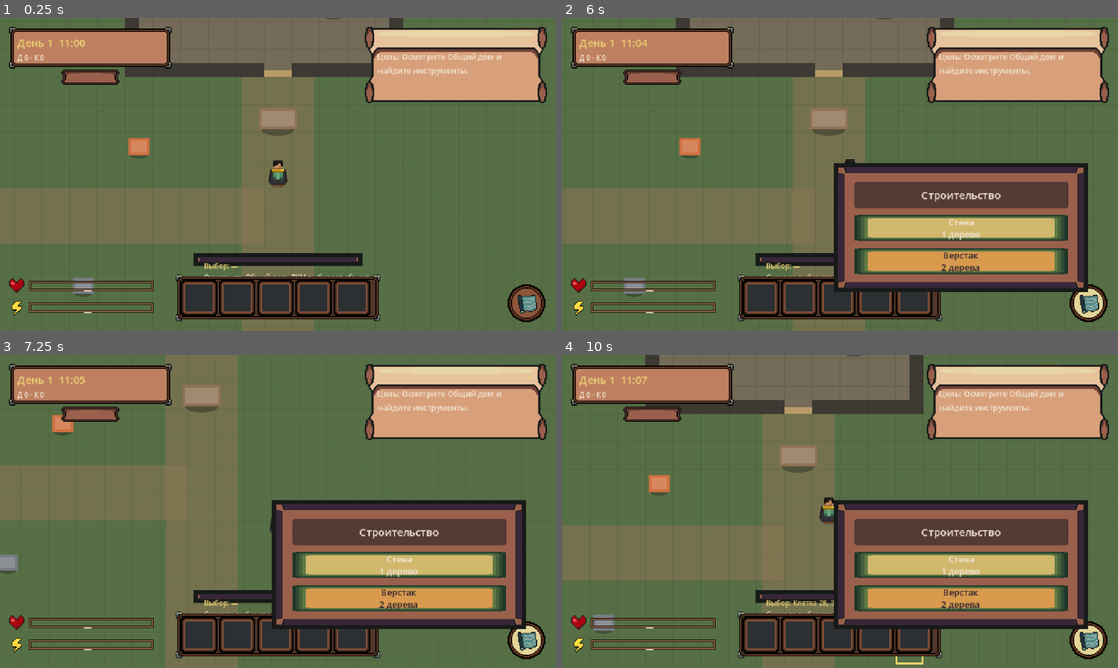
Above: before the commit, frames 1-4 (two rows, left to right).
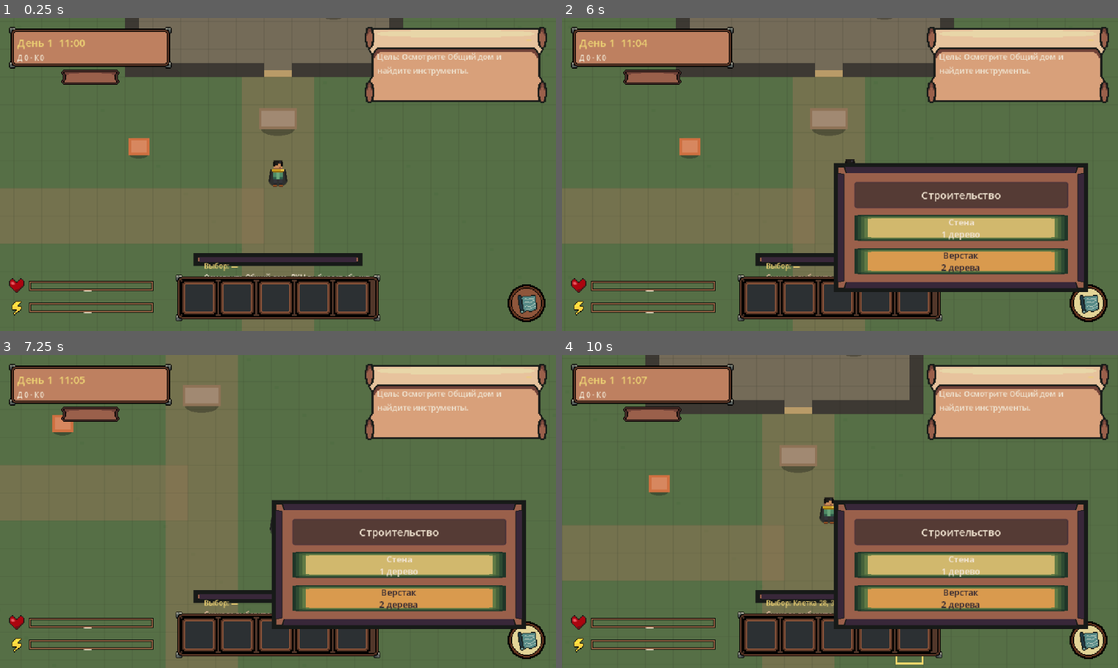
Above: after the commit, the same moments.

Repository: send-y/The_Last_Garden
Game: Godot game, scene res://src/main/main.tscn
Two runs of this game, one before a commit and one after it. Both use one fixed random seed, a clock stepped at 60 frames per second and the inputs below.
Inputs (mouse positions are in pixels of both pictures, inside the frame that each line leads up to):
- Up to frame 1 (0.25 s): no input
- Up to frame 2 (6 s): click "−" at 0.5 s; click "+" at 1.25 s; click (1090, 302) at 2 s; click "Строительство" at 2.75 s; click "Закончить строительство" at 3.5 s; click "Стена 1 дерево" at 4.25 s; click "Верстак 2 дерева" at 5 s; tap Enter at 5.75 s; move the mouse to (962, 158) at 5.77 s; hold D (move_right) from 5.78 s (still down); hold E (interact) from 5.78 s (still down); click (962, 158) at 5.92 s
- Up to frame 3 (7.25 s): move the mouse to (166, 527) at 6.52 s; release D (move_right) at 6.53 s; release E (interact) at 6.53 s; hold S (move_down) from 6.53 s (still down); tap E (interact) at 6.6 s
- Up to frame 4 (10 s): move the mouse to (895, 442) at 7.27 s; release S (move_down) at 7.28 s; hold D (move_right) 7.28-8.03 s; hold E (interact) 7.28-8.03 s; move the mouse to (812, 574) at 8.02 s; hold W (move_up) 8.03-8.78 s; tap E (interact) at 8.1, 9.6 s; click (812, 574) at 8.17 s; move the mouse to (1006, 558) at 8.77 s; hold E (interact) 8.78-9.53 s; hold A (move_left) from 8.78 s (still down); move the mouse to (673, 464) at 9.52 s

The runs differ from the first frame. In frame 1, 0.2% of the frame differs, in the area x 13-17%, y 82-90%; in frame 2, 0.2%; in frame 3, 0.2%, in the area x 0-4%, y 63-70%; in frame 4, 0.2%.

Commit message:
Add seeded berry bushes and remove starter pickups

Diff:
--- a/game/content/core/first_night_objects.json
+++ b/game/content/core/first_night_objects.json
@@ -52,7 +52,8 @@
 	  "label_key": "object.core.wood_north.name",
 	  "cell": [15, 17],
 	  "color": "8a5a3b",
-	  "size": [26.0, 18.0]
+	  "size": [26.0, 18.0],
+	  "spawn_in_world": false
 	},
 	{
 	  "id": "core:wood_west",
@@ -60,7 +61,8 @@
 	  "label_key": "object.core.wood_west.name",
 	  "cell": [13, 24],
 	  "color": "8a5a3b",
-	  "size": [26.0, 18.0]
+	  "size": [26.0, 18.0],
+	  "spawn_in_world": false
 	},
 	{
 	  "id": "core:wood_east",
@@ -68,7 +70,8 @@
 	  "label_key": "object.core.wood_east.name",
 	  "cell": [33, 24],
 	  "color": "8a5a3b",
-	  "size": [26.0, 18.0]
+	  "size": [26.0, 18.0],
+	  "spawn_in_world": false
 	},
 	{
 	  "id": "core:stone_south",
@@ -76,7 +79,8 @@
 	  "label_key": "object.core.stone_south.name",
 	  "cell": [17, 33],
 	  "color": "777c82",
-	  "size": [24.0, 18.0]
+	  "size": [24.0, 18.0],
+	  "spawn_in_world": false
 	},
 	{
 	  "id": "core:stone_east",
@@ -84,7 +88,8 @@
 	  "label_key": "object.core.stone_east.name",
 	  "cell": [34, 18],
 	  "color": "777c82",
-	  "size": [24.0, 18.0]
+	  "size": [24.0, 18.0],
+	  "spawn_in_world": false
 	},
 	{
 	  "id": "core:shore_water",
--- a/game/localization/core.csv
+++ b/game/localization/core.csv
@@ -3,7 +3,7 @@
 item.core.stone.name,"Камень"
 item.core.raw_water.name,"Небезопасная вода"
 item.core.boiled_water.name,"Кипячёная вода"
-item.core.food.name,"Еда"
+item.core.food.name,"Ягоды"
 item.core.pinecone.name,"Шишка"
 object.core.common_house.name,"Общий дом"
 object.core.old_tools.name,"Старый ящик"
--- a/game/src/autoload/session.gd
+++ b/game/src/autoload/session.gd
@@ -80,6 +80,10 @@
 
 func get_surface_trees() -> Array[Dictionary]:
 	return simulation.get_surface_trees()
+
+
+func get_surface_berry_bushes() -> Array[Dictionary]:
+	return simulation.get_surface_berry_bushes()
 
 
 func try_pickup_world_drop(drop_id: String) -> Dictionary:
--- a/game/src/content/first_night_content.gd
+++ b/game/src/content/first_night_content.gd
@@ -213,6 +213,7 @@
 		"position": cell_center(int(cell[0]), int(cell[1])),
 		"color": Color(String(definition.get("color", "ffffff"))),
 		"size": Vector2(float(size[0]), float(size[1])),
+		"spawn_in_world": bool(definition.get("spawn_in_world", true)),
 	}
 
 
--- a/game/src/content/resource_node_catalog.gd
+++ b/game/src/content/resource_node_catalog.gd
@@ -9,6 +9,8 @@
 const BOULDER_COUNT_MAX: int = 35
 const TREE_COUNT_MIN: int = 40
 const TREE_COUNT_MAX: int = 45
+const BERRY_BUSH_COUNT_MIN: int = 18
+const BERRY_BUSH_COUNT_MAX: int = 24
 const BOULDER_GROUP_MIN: int = 1
 const BOULDER_GROUP_MAX: int = 3
 const TREE_GROUP_MIN: int = 3
@@ -54,6 +56,33 @@
 		TREE_GROUP_MIN,
 		TREE_GROUP_MAX,
 		"tree",
+		FirstNightContent.new().interactables(),
+		occupied
+	)
+
+
+static func generate_berry_bushes(
+	world_seed: int,
+	boulders: Array = [],
+	trees: Array = []
+) -> Array[Dictionary]:
+	var rng := RandomNumberGenerator.new()
+	rng.seed = world_seed ^ 0xBE221E5
+	var target_count := rng.randi_range(
+		BERRY_BUSH_COUNT_MIN,
+		BERRY_BUSH_COUNT_MAX
+	)
+	var occupied: Array[Vector2] = []
+	for node: Dictionary in boulders:
+		occupied.append(_position_from_node(node))
+	for node: Dictionary in trees:
+		occupied.append(_position_from_node(node))
+	return _generate_clustered_nodes(
+		rng,
+		target_count,
+		2,
+		4,
+		"food",
 		FirstNightContent.new().interactables(),
 		occupied
 	)
@@ -126,6 +155,8 @@
 			var index := result.size() + 1
 			if kind == "boulder":
 				result.append(make_surface_boulder(index, cell, rng.randi_range(9, 12)))
+			elif kind == "food":
+				result.append(make_berry_bush(index, cell))
 			else:
 				result.append(make_surface_tree(index, cell, rng.randi_range(12, 13)))
 			placed_in_cluster += 1
@@ -159,6 +190,15 @@
 		"cell": [cell.x, cell.y],
 		"yield_amount": yield_amount,
 		"stage_id": stage_id,
+	}
+
+
+static func make_berry_bush(index: int, cell: Vector2i) -> Dictionary:
+	return {
+		"id": "core:berry_bush_%02d" % index,
+		"kind": "food",
+		"label_key": "object.core.berry_bush.name",
+		"cell": [cell.x, cell.y],
 	}
 
 
@@ -169,23 +209,28 @@
 	var cell := cell_value as Array
 	if typeof(cell[0]) != TYPE_INT or typeof(cell[1]) != TYPE_INT:
 		return {}
-	var is_tree := String(definition.get("kind", "stone")) == "wood"
+	var kind := String(definition.get("kind", "stone"))
+	var is_tree := kind == "wood"
+	var is_food := kind == "food"
 	var stage_id := String(definition.get("stage_id", "tree"))
 	return {
 		"id": String(definition.get("id", "")),
-		"kind": "wood" if is_tree else "stone",
+		"kind": kind,
 		"label_key": String(definition.get(
 			"label_key",
-			"object.core.surface_tree.name" if is_tree else "object.core.surface_boulder.name"
+			"object.core.surface_tree.name" if is_tree
+			else "object.core.berry_bush.name" if is_food
+			else "object.core.surface_boulder.name"
 		)),
 		"position": FirstNightContent.cell_center(int(cell[0]), int(cell[1])),
-		"color": Color("626a6b" if not is_tree else "456342"),
-		"size": Vector2(64.0, 64.0) if not is_tree else Vector2(72.0, 88.0),
+		"color": Color("526d3d" if is_food else "626a6b" if not is_tree else "456342"),
+		"size": Vector2(30.0, 24.0) if is_food else Vector2(64.0, 64.0) if not is_tree else Vector2(72.0, 88.0),
 		"yield_amount": int(definition.get("yield_amount", 9 if not is_tree else 12)),
 		"stage_id": stage_id,
 		"presentation_id": (
 			"surface_stump" if is_tree and stage_id == "stump"
 			else "surface_tree" if is_tree
+			else "berry_bush" if is_food
 			else "surface_boulder"
 		),
 	}
--- a/game/src/simulation/first_night_simulation.gd
+++ b/game/src/simulation/first_night_simulation.gd
@@ -85,6 +85,7 @@
 var building_catalog: BuildingCatalog
 var crafting_catalog: CraftingCatalog
 var _minute_accumulator: float = 0.0
+var _berry_bush_nodes: Array[Dictionary] = []
 
 
 func _init(initial_state: Dictionary = {}) -> void:
@@ -1425,6 +1426,13 @@
 	return result
 
 
+func get_surface_berry_bushes() -> Array[Dictionary]:
+	var result: Array[Dictionary] = []
+	for bush: Dictionary in _berry_bush_nodes:
+		result.append(ResourceNodeCatalogScript.to_interactable(bush))
+	return result
+
+
 func try_pickup_world_drop(drop_id: String) -> Dictionary:
 	var drops: Array = state["world_drops"] as Array
 	var drop_index: int = -1
@@ -1702,6 +1710,9 @@
 		if typeof(node_value) != TYPE_DICTIONARY:
 			continue
 		var node := node_value as Dictionary
+		if String(node.get("id", "")) == target_id:
+			return ResourceNodeCatalogScript.to_interactable(node)
+	for node: Dictionary in _berry_bush_nodes:
 		if String(node.get("id", "")) == target_id:
 			return ResourceNodeCatalogScript.to_interactable(node)
 
@@ -2107,6 +2118,11 @@
 		seed_value,
 		state["resource_nodes"] as Array
 	)
+	_berry_bush_nodes = ResourceNodeCatalogScript.generate_berry_bushes(
+		seed_value,
+		state["resource_nodes"] as Array,
+		state["tree_nodes"] as Array
+	)
 	state["collected"] = content.normalize_collected(_as_dictionary(state.get("collected")))
 	state["resource_work"] = _normalize_resource_work(state.get("resource_work", {}))
 	state["world_drops"] = _normalize_world_drops(
--- a/game/src/world/first_night_world.gd
+++ b/game/src/world/first_night_world.gd
@@ -256,8 +256,13 @@
 
 func _spawn_interactables() -> void:
 	var definitions: Array[Dictionary] = Catalog.interactables()
+	definitions = definitions.filter(
+		func(definition: Dictionary) -> bool:
+			return bool(definition.get("spawn_in_world", true))
+	)
 	definitions.append_array(Session.get_surface_boulders())
 	definitions.append_array(Session.get_surface_trees())
+	definitions.append_array(Session.get_surface_berry_bushes())
 	var existing_by_id: Dictionary = {}
 	for interactable: InteractableView in _interactables:
 		if is_instance_valid(interactable):
--- a/game/src/world/interactable_view.gd
+++ b/game/src/world/interactable_view.gd
@@ -254,6 +254,17 @@
 		if _is_selected:
 			draw_rect(rect.grow(4.0), Color("f1d66b"), false, 2.0)
 		return
+	if presentation_id == "berry_bush":
+		draw_ellipse_shadow()
+		draw_circle(Vector2(-5.0, 0.0), 9.0, Color("45613a"))
+		draw_circle(Vector2(5.0, -2.0), 10.0, Color("587747"))
+		draw_circle(Vector2(0.0, -6.0), 9.0, Color("66884d"))
+		draw_circle(Vector2(-4.0, -6.0), 2.0, Color("b64a55"))
+		draw_circle(Vector2(4.0, -3.0), 2.0, Color("c45a5a"))
+		draw_circle(Vector2(1.0, 1.0), 2.0, Color("b64a55"))
+		if _is_selected:
+			draw_rect(rect.grow(4.0), Color("f1d66b"), false, 2.0)
+		return
 
 	draw_ellipse_shadow()
 	draw_rect(rect, _base_color)
--- a/game/tests/run_tests.gd
+++ b/game/tests/run_tests.gd
@@ -67,6 +67,7 @@
 	_test_resource_work_progress_completion_and_serialization()
 	_test_surface_boulders_are_seeded_and_workable()
 	_test_surface_trees_are_seeded_and_workable()
+	_test_surface_berry_bushes_are_seeded_and_collectible()
 	_test_pickup_respects_inventory_limits()
 	_test_world_drops_persist_and_pickup_by_id()
 	_test_query_snapshots_are_isolated()
@@ -562,6 +563,65 @@
 		"stump work does not produce pinecones"
 	)
 
+func _test_surface_berry_bushes_are_seeded_and_collectible() -> void:
+	var simulation := FirstNightSimulation.new(
+		Simulation.create_new_state(55821)
+	)
+	var bushes := simulation.get_surface_berry_bushes()
+	var same_seed := FirstNightSimulation.new(
+		Simulation.create_new_state(55821)
+	)
+	var different_seed := FirstNightSimulation.new(
+		Simulation.create_new_state(55822)
+	)
+	_expect(
+		bushes.size() >= ResourceNodeCatalogScript.BERRY_BUSH_COUNT_MIN
+			and bushes.size() <= ResourceNodeCatalogScript.BERRY_BUSH_COUNT_MAX,
+		"world generation creates the configured number of berry bushes"
+	)
+	_expect(
+		bushes == same_seed.get_surface_berry_bushes(),
+		"berry bush locations are stable for a world seed"
+	)
+	_expect(
+		bushes != different_seed.get_surface_berry_bushes(),
+		"berry bush locations vary with the world seed"
+	)
+	for starter_resource_id: String in [
+		"core:wood_north",
+		"core:wood_west",
+		"core:wood_east",
+		"core:stone_south",
+		"core:stone_east",
+	]:
+		var starter_definition := simulation.content.get_interactable(starter_resource_id)
+		_expect(
+			not bool(starter_definition.get("spawn_in_world", true)),
+			"legacy starter resource is retained for compatibility but disabled in world: %s" % starter_resource_id
+		)
+	if bushes.is_empty():
+		return
+	var bush: Dictionary = bushes[0]
+	var bush_id := String(bush.get("id", ""))
+	simulation.set_player_position(bush.get("position", Vector2.ZERO) as Vector2)
+	var harvested := simulation.execute_interaction(bush_id)
+	_expect(
+		bool(harvested.get("success", false))
+			and simulation.get_item_count("core:food") == 2,
+		"harvesting a berry bush gives two servings of the first food"
+	)
+	_expect(
+		simulation.is_collected(bush_id),
+		"harvested berry bush does not produce food repeatedly"
+	)
+	var restored := FirstNightSimulation.new(simulation.export_state())
+	_expect(
+		restored.is_collected(bush_id)
+			and restored.get_surface_berry_bushes() == bushes,
+		"berry harvest and generated layout persist through save/load"
+	)
+
+
 func _test_pickup_respects_inventory_limits() -> void:
 	var simulation: FirstNightSimulation = Simulation.new()
 	var valid: Dictionary = simulation.try_pickup_item(
